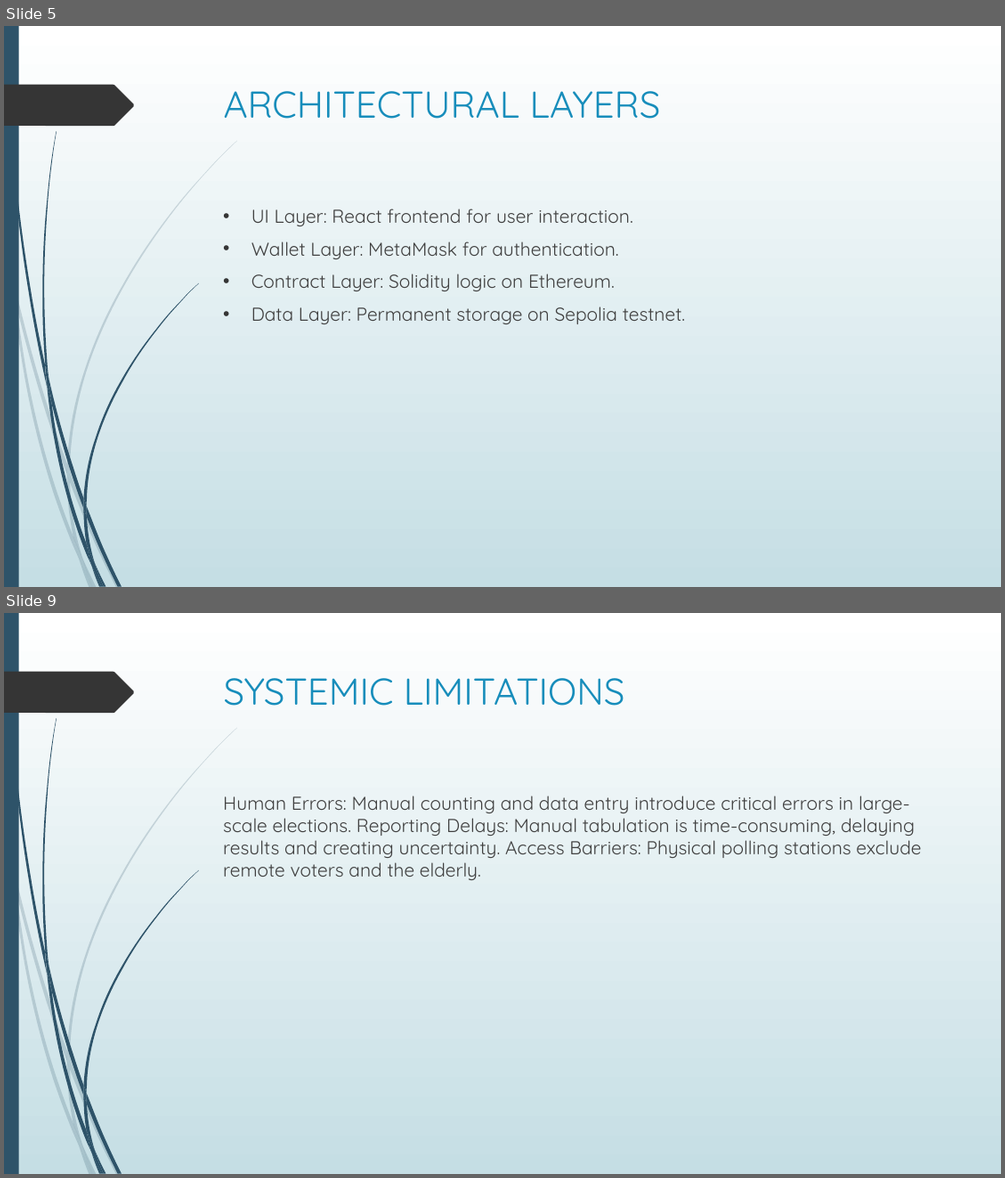
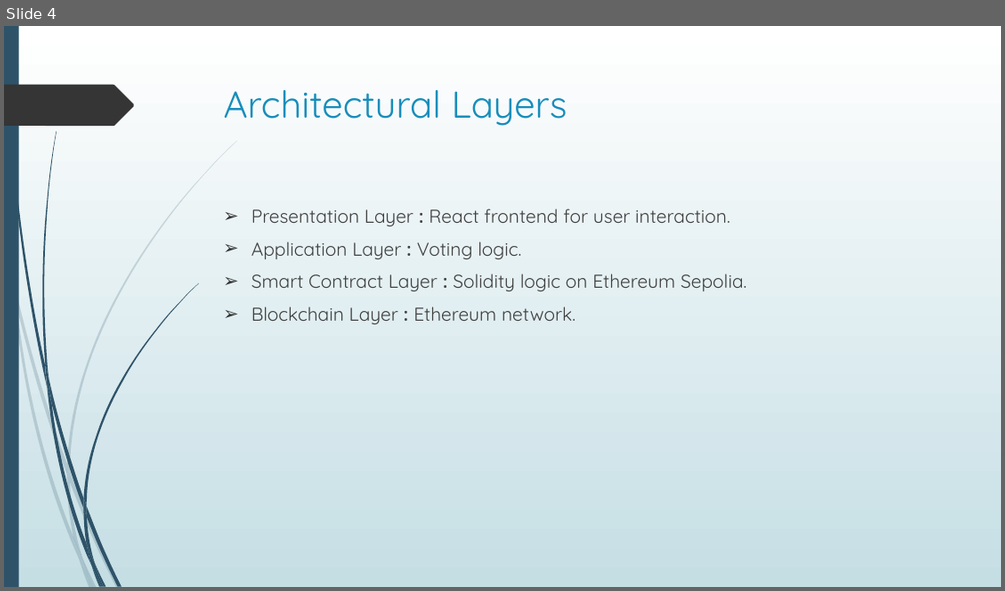
Before and after one commit to chigonglei/DAppSopolia, a slide deck: Presentation.pptx. Shown one above the other, each under a label of ours: slides 5 and 9 before the commit, slide 4 after it; the slides between them are not shown. The pictures are 1005x1178 and 1005x591 pixels, drawn with LibreOffice and Linux fonts; fonts in the diff are those of the drawing. Boxes give left, top, right and bottom in pixels: in the first picture for what was removed or moved away, otherwise in the second. Text is boxed around its words. In the diff, an @@ line names an element or a change of style, - is before the commit and + after.

```diff
--- a/Presentation.pptx
+++ b/Presentation.pptx
@@ slide 9 removed at box(4, 613, 1001, 1174), background gradient #FFFFFF to #C5DEE5; not listed: 24 template elements that a slide beside it also shows @@
@@ title removed at box(224, 678, 625, 706) @@
-SYSTEMIC LIMITATIONS
@@ text removed at box(223, 795, 921, 880) @@
-Human Errors: Manual counting and data entry introduce critical errors in large-scale elections. Reporting Delays: Manual tabulation is time-consuming, delaying results and creating uncertainty. Access Barriers: Physical polling stations exclude remote voters and the elderly.
@@ what was slide 5 is now slide 4 @@
@@ slide 4 changed as well @@
@@ title at box(224, 90, 567, 126): text changed @@
-ARCHITECTURAL LAYERS
+Architectural Layers
@@ text at box(251, 208, 746, 324): text changed @@
-• UI Layer: React frontend for user interaction.
-• Wallet Layer: MetaMask for authentication.
-• Contract Layer: Solidity logic on Ethereum.
-• Data Layer: Permanent storage on Sepolia testnet.
+➢ Presentation Layer : React frontend for user interaction.
+➢ Application Layer : Voting logic.
+➢ Smart Contract Layer : Solidity logic on Ethereum Sepolia.
+➢ Blockchain Layer : Ethereum network.
```
Also in this commit, not shown: 11 other slides changed, 20 slides added, 6 other slides removed, 5 other files.
